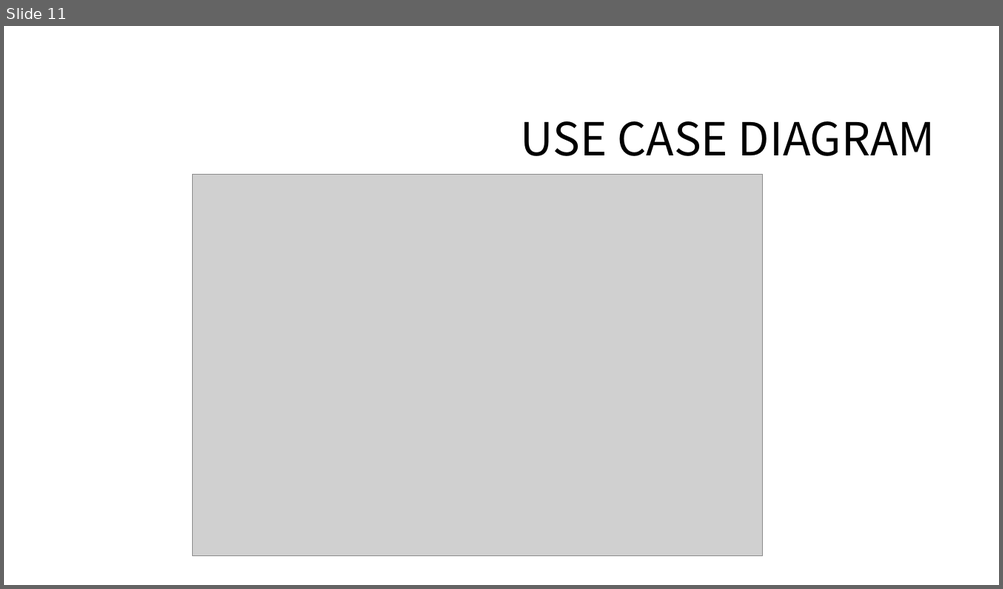
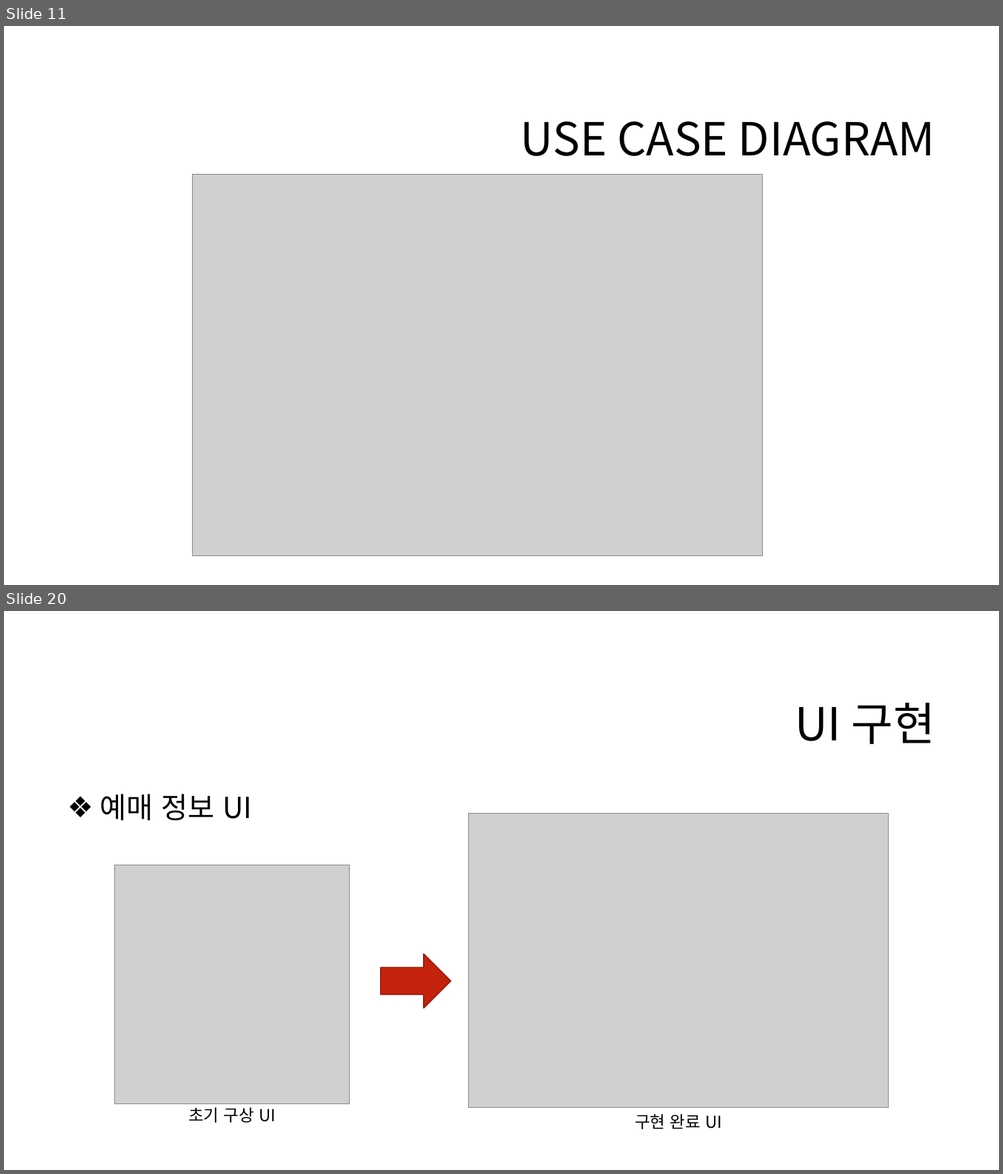
Before and after one commit to eeeeyeot/JAVATrainTicketing, a slide deck: 작업한 내용/기차 예매 프로그램 최종 발표.pptx. Shown one above the other, each under a label of ours: slide 11 before the commit, slides 11 and 20 after it; the slides between them are not shown. The pictures are 1003x589 and 1003x1174 pixels, drawn with LibreOffice and Linux fonts; fonts in the diff are those of the drawing; grey boxes stand for pictures; background and template pictures are left out. Boxes give left, top, right and bottom in pixels: in the first picture for what was removed or moved away, otherwise in the second. Text is boxed around its words. In the diff, an @@ line names an element or a change of style, - is before the commit and + after.

```diff
--- a/작업한 내용/기차 예매 프로그램 최종 발표.pptx
+++ b/작업한 내용/기차 예매 프로그램 최종 발표.pptx
@@ slide 20 added at [4,611,999,1170], background #FFFFFF @@
@@ title added at [795,703,935,744], 44 pt, text #000000 @@
+UI 구현
@@ text added at [100,794,252,820], 28 pt, text #000000 @@
+❖ 예매 정보 UI
@@ picture added at [468,813,888,1109] @@
@@ picture added at [114,865,350,1104] @@
@@ right arrow added at [381,954,451,1008], fill #C4220D, outline #91190A 1 pt @@
@@ text added at [188,1108,276,1123], 16 pt, text #000000 @@
+초기 구상 UI
@@ text added at [634,1114,722,1130], 16 pt, text #000000 @@
+구현 완료 UI
```
Also in this commit, not shown: 9 slides changed, 11 other slides added, 3 slides removed, 19 other files.
